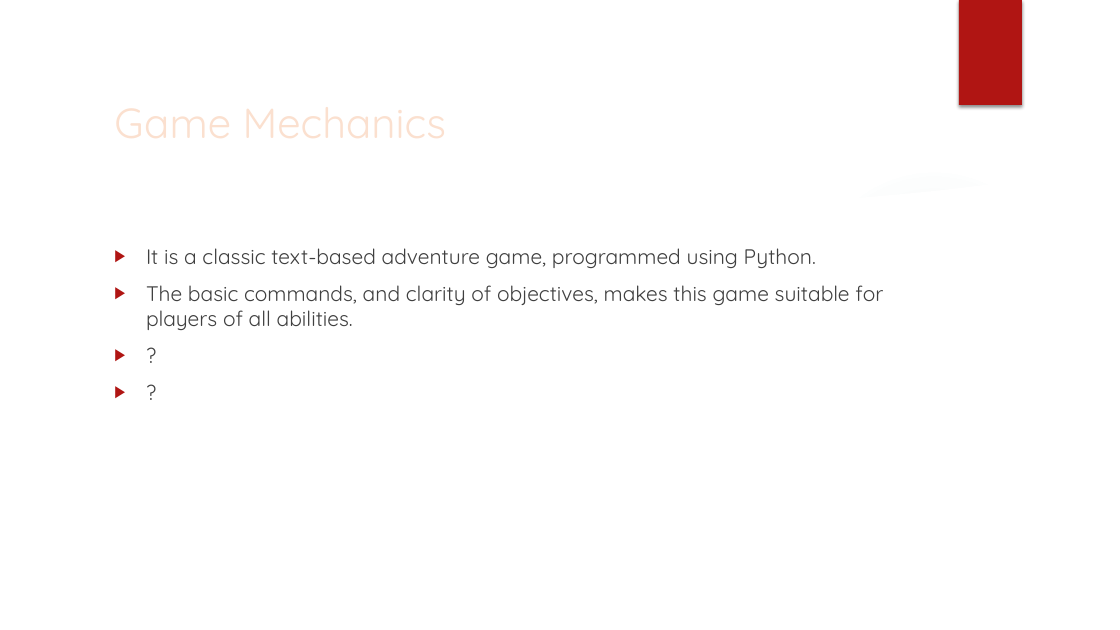
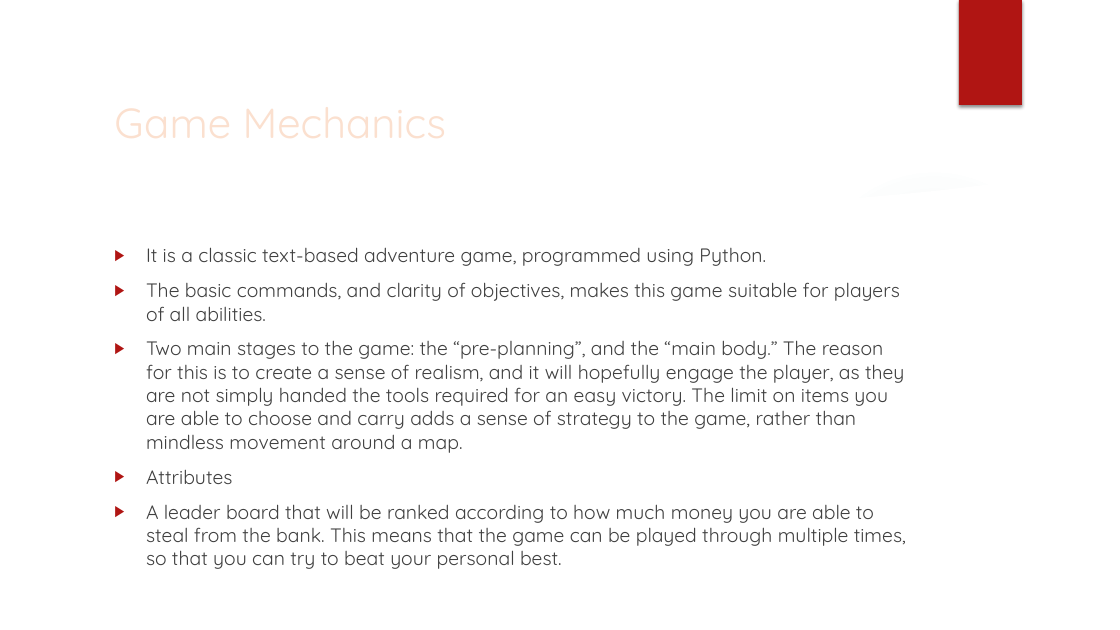
Before and after one commit to Jcoopt/CM1101-Group-Project, a slide deck: slide 4 of Heist powerpoint.pptx. Drawn at 1120x630 pixels with LibreOffice and Linux fonts; fonts in the diff are those of the drawing; background and template pictures are left out. Boxes give left, top, right and bottom in pixels: in the first picture for what was removed or moved away, otherwise in the second. Text is boxed around its words. In the diff, an @@ line names an element or a change of style, - is before the commit and + after.

```diff
--- a/Heist powerpoint.pptx
+++ b/Heist powerpoint.pptx
@@ text at (146, 247, 900, 321): size 18 to 16.6 pt in "It is a classic text-based adventure game, ...", "The basic commands, and clarity of objectives, ..." @@
@@ text at (146, 340, 906, 569): text changed; size 18 to 16.6 pt @@
-▶ ?
-▶ ?
+▶ Two main stages to the game: the “pre-planning”, and the “main body.” The reason for this is to create a sense of realism, and it will hopefully engage the player, as they are not simply handed the tools required for an easy victory. The limit on items you are able to choose and carry adds a sense of strategy to the game, rather than mindless movement around a map.
+▶ Attributes
+▶ A leader board that will be ranked according to how much money you are able to steal from the bank. This means that the game can be played through multiple times, so that you can try to beat your personal best.
```
Also in this commit, not shown: 1 slide added.
